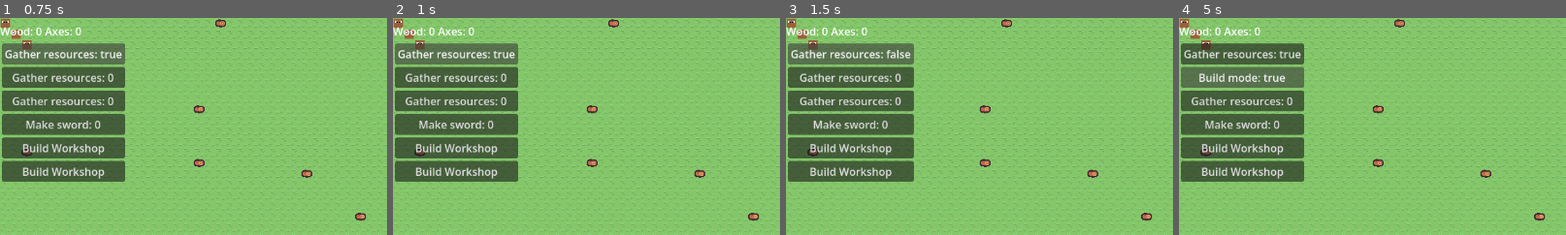
Above: before the commit, frames 1-4 (left to right).
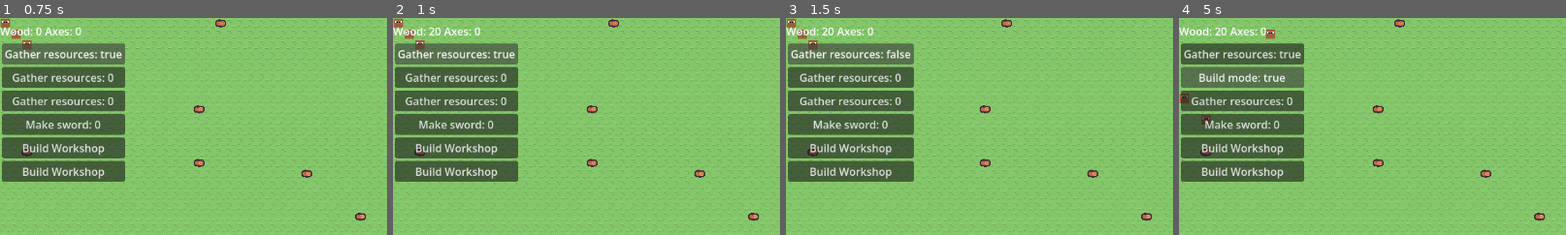
Above: after the commit, the same moments.

Repository: amandodaw/zd-prototype
Game: Godot game, scene res://scenes/world.tscn
The game is run twice, just before and just after one commit, with the same random seed, the same clock (stepped at 60 frames per second) and the same inputs.
Inputs:
- Up to frame 1 (0.75 s): click "Gather resources: 0" at 0.5 s
- Up to frame 2 (1 s): no input
- Up to frame 3 (1.5 s): click "Gather resources: true" at 1.25 s
- Up to frame 4 (5 s): click "Gather resources: false" at 2 s; click "Gather resources: 0" at 2.75 s; click "Build mode: true" at 3.5 s; click "Build mode: false" at 4.25 s
The pictures show only the part of the screen within x 0-50%, y 0-50%; the shares and areas given below are measured in that part.

Frame 1 is identical in both runs. In frame 2, 0.3% of the frame differs, in the area x 9-23%, y 4-9%; in frame 3, 0.3%; in frame 4, 0.9%, in the area x 0-25%, y 0-50%.

Commit message:
Añadido plan system para que no tenga que esperar a volver a ai_system para añadir las acciones. Añadida gather action. Hay inconsistencias con los target de construir, cuando se construyen paredes mientras ejecutan gather algo pasa y se pierden algunas build_order o similar

Diff:
--- a/scripts/components/actions/build_action.gd
+++ b/scripts/components/actions/build_action.gd
@@ -14,10 +14,13 @@
 		stop_building(entity)
 		return
 
+
 	#Si se ha cancelado la tarea de construccion, cancelar
 	if !city_comp.tasks[city_comp.Tasks.BUILD]:
 		cancel_build(entity, build_order)
 		return
+
+
 	#Si se encuentra en el lugar, construir
 	if entity.get_component(PositionComponent).grid_pos == entity.get_component(TargetComponent).adyacent_target_pos:
 		build_order.state = BuildOrderComponent.State.IN_PROGRESS
--- a/scripts/components/actions/gather_action.gd
+++ b/scripts/components/actions/gather_action.gd
@@ -2,4 +2,37 @@
 extends Action
 
 func execute(entity : Entity, delta : float):
-	pass
+	#if get_component(TargetComponent).target_pos != GridUtils.INVALID and !city_comp.entities.has(get_component(TargetComponent).target_pos):
+		#reset_job()
+		#return
+	var target_comp : TargetComponent = entity.get_component(TargetComponent)
+	var position_comp : PositionComponent = entity.get_component(PositionComponent)
+	var city_comp : CityComponent = entity.get_component(AIComponent).city_comp
+
+	if !city_comp.tasks[city_comp.Tasks.GATHER_RESOURCES]:
+		cancel_picking(entity)
+		return
+
+
+	if position_comp.grid_pos == target_comp.adyacent_target_pos:
+		entity.elements_map.erase_cell(target_comp.target_pos)
+		city_comp.entities.erase(target_comp.target_pos)
+		city_comp.astar.set_point_solid(target_comp.target_pos, false)
+		city_comp.wood_amount += 5
+		stop_picking(entity)
+		return
+
+func stop_picking(entity : Entity):
+	var target_comp : TargetComponent = entity.get_component(TargetComponent)
+	var ai_comp : AIComponent = entity.get_component(AIComponent)
+	ai_comp.current_job = CityComponent.Tasks.IDLE
+	target_comp.target_pos = GridUtils.INVALID
+	finished = true
+
+func cancel_picking(entity : Entity):
+	var target_comp : TargetComponent = entity.get_component(TargetComponent)
+	var city_comp : CityComponent = entity.get_component(AIComponent).city_comp
+	var plan_comp : PlanComponent = entity.get_component(PlanComponent)
+	plan_comp.plan.clear()
+	city_comp.reserved_tiles.erase(target_comp.target_pos)
+	stop_picking(entity)
--- a/scripts/components/city_component.gd
+++ b/scripts/components/city_component.gd
@@ -1,6 +1,6 @@
 class_name CityComponent
 
-var wood_amount : int = 0
+var wood_amount : int = 20
 var axe_amount : int = 0
 var buildings : Array
 
--- a/scripts/systems/ai_system.gd
+++ b/scripts/systems/ai_system.gd
@@ -13,16 +13,13 @@
 	var plan : PlanComponent = entity.get_component(PlanComponent)
 	if  ai_comp.check_job_count >= ai_comp.check_job_timer:
 		ai_comp.check_job_count = 0
+
 		if ai_comp.current_job != city_comp.Tasks.IDLE and city_comp.tasks[ai_comp.current_job]:
 			return
+
 		if city_comp.tasks[city_comp.Tasks.BUILD] and !city_comp.build_orders.is_empty():
-			#Si ya tiene build_order y no tiene plan, ejecutarla
 			if has_build_order(entity, city_comp.build_orders):
-				if plan.plan.is_empty() and plan.current_action==null:
-					plan.plan.append(MoveAction.new())
-					plan.plan.append(BuildAction.new())
 				return
-			#Si no tiene y hay disponibles, asignar trabajo para calcular en target_system.
 			if is_build_order_available(city_comp.build_orders):
 				ai_comp.current_job = city_comp.Tasks.BUILD
 				return
@@ -30,6 +27,7 @@
 		if city_comp.tasks[city_comp.Tasks.MAKE] and !city_comp.make_orders.is_empty():
 			ai_comp.current_job = city_comp.Tasks.MAKE
 			return
+
 		if city_comp.tasks[CityComponent.Tasks.GATHER_RESOURCES]:
 			ai_comp.current_job = city_comp.Tasks.GATHER_RESOURCES
 			return
--- /dev/null
+++ b/scripts/systems/planner_system.gd
@@ -0,0 +1,20 @@
+class_name PlannerSystem
+
+func update(delta : float, entities :  Array[Entity]):
+	for entity in entities:
+		var ai_comp : AIComponent = entity.get_component(AIComponent)
+		var city_comp : CityComponent = ai_comp.city_comp
+		var pos : PositionComponent = entity.get_component(PositionComponent)
+		var target_comp : TargetComponent = entity.get_component(TargetComponent)
+		var plan_comp : PlanComponent = entity.get_component(PlanComponent)
+		match ai_comp.current_job:
+			CityComponent.Tasks.BUILD:
+				if plan_comp.current_action == null:
+					plan_comp.plan.append(MoveAction.new())
+					plan_comp.plan.append(BuildAction.new())
+			CityComponent.Tasks.MAKE:
+				pass
+			CityComponent.Tasks.GATHER_RESOURCES:
+				if plan_comp.current_action == null:
+					plan_comp.plan.append(MoveAction.new())
+					plan_comp.plan.append(GatherAction.new())
--- a/scripts/systems/target_system.gd
+++ b/scripts/systems/target_system.gd
@@ -6,14 +6,29 @@
 		var target_comp : TargetComponent = entity.get_component(TargetComponent)
 		var plan_comp : PlanComponent = entity.get_component(PlanComponent)
 		match ai_comp.current_job:
-			CityComponent.Tasks.GATHER_RESOURCES:
-				pass
 			CityComponent.Tasks.BUILD:
 				if plan_comp.current_action == null:
 					if !take_build_action(entity):
 						ai_comp.current_job = CityComponent.Tasks.IDLE
 			CityComponent.Tasks.MAKE:
 				pass
+			CityComponent.Tasks.GATHER_RESOURCES:
+				#El siguiente if debería ser también current_action == null como build?
+				if target_comp.target_pos == GridUtils.INVALID:
+					if !find_wood(entity):
+						ai_comp.current_job = CityComponent.Tasks.IDLE
+
+func find_wood(entity : Entity):
+	var city_comp : CityComponent = entity.get_component(AIComponent).city_comp
+	var target_comp : TargetComponent = entity.get_component(TargetComponent)
+	target_comp.target_pos = find_nearest(entity, "wood")
+	if target_comp.target_pos == GridUtils.INVALID or target_comp.target_pos in city_comp.reserved_tiles:
+		print("could not find wood")
+		return false
+	print("wood encontrada! SI!: ", target_comp.target_pos)
+	reserve_target(entity)
+	return true
+
 
 func take_build_action(entity : Entity) -> bool:
 	var city_comp : CityComponent = entity.get_component(AIComponent).city_comp
@@ -40,7 +55,6 @@
 	return false
 
 
-
 func reserve_target(entity : Entity) -> void:
 	var city_comp = entity.get_component(AIComponent).city_comp
 	city_comp.reserved_tiles.set(entity.get_component(TargetComponent).target_pos, true)
@@ -49,3 +63,88 @@
 	var city_comp = entity.get_component(AIComponent).city_comp
 	if entity.get_component(TargetComponent).target_pos in city_comp.reserved_tiles:
 		city_comp.reserved_tiles.erase(entity.get_component(TargetComponent).target_pos)
+
+func find_nearest(entity : Entity, type:String) -> Vector2i:
+	var city_comp = entity.get_component(AIComponent).city_comp
+
+	var best := GridUtils.INVALID
+	var best_dist := 999999
+
+	for tile in city_comp.entities:
+
+		if city_comp.entities[tile] != type:
+			continue
+
+		if tile in city_comp.reserved_tiles:
+			continue
+
+		var dist = abs(tile.x - entity.get_component(PositionComponent).grid_pos.x) + abs(tile.y - entity.get_component(PositionComponent).grid_pos.y)
+
+		if dist < best_dist:
+			best_dist = dist
+			best = tile
+
+	return best
+
+func find_nearest_alive(entity: Entity, type:String) -> Vector2i:
+	var city_comp = entity.get_component(AIComponent).city_comp
+
+	var best := GridUtils.INVALID
+	var best_dist := 999999
+
+	for tile in city_comp.living_entities.keys():
+		if !is_instance_valid(city_comp.living_entities[tile]) or city_comp.living_entities[tile].entity_type != type:
+			continue
+		var dist = abs(tile.x - entity.get_component(PositionComponent).grid_pos.x) + abs(tile.y - entity.get_component(PositionComponent).grid_pos.y)
+
+		if dist < best_dist:
+			best_dist = dist
+			best = tile
+
+	return best
+
+func is_adjacent(a: Vector2i, b: Vector2i) -> bool:
+	var dx = abs(a.x - b.x)
+	var dy = abs(a.y - b.y)
+	return max(dx, dy) == 1
+
+func choose_adjacent(entity : Entity, target: Vector2i) -> Vector2i:
+	var best_pos = GridUtils.INVALID
+	var best_dist = INF
+
+	var directions = [
+		Vector2i(0, -1), # arriba
+		Vector2i(0, 1),  # abajo
+		Vector2i(-1, 0), # izquierda
+		Vector2i(1, 0)   # derecha
+	]
+
+	for dir in directions:
+		var candidate = target + dir
+
+		# comprobar si es válida
+		if not is_cell_walkable(entity, candidate):
+			continue
+
+		# distancia desde el humano
+		var dist = abs(candidate.x - entity.get_component(PositionComponent).grid_pos.x) + abs(candidate.y - entity.get_component(PositionComponent).grid_pos.y)
+
+		if dist < best_dist:
+			best_dist = dist
+			best_pos = candidate
+
+	return best_pos
+
+func is_cell_walkable(entity: Entity, cell: Vector2i) -> bool:
+	var city_comp = entity.get_component(AIComponent).city_comp
+	if city_comp.astar.is_point_solid(cell):
+		return false
+	if cell in city_comp.reserved_tiles:
+		return false
+	return true
+
+func check_target_in_range(entity: Entity, range : int) -> bool:
+	var city_comp = entity.get_component(AIComponent).city_comp
+	if abs(entity.get_component(TargetComponent).target_pos.x - entity.get_component(PositionComponent).grid_pos.x) + abs(entity.get_component(TargetComponent).target_pos.y - entity.get_component(PositionComponent).grid_pos.y) <= range:
+		return true
+	return false
--- a/scripts/world.gd
+++ b/scripts/world.gd
@@ -20,6 +20,7 @@
 
 var ai_system : AISystem
 var target_system : TargetSystem
+var planner_system : PlannerSystem
 var path_system : PathSystem
 var action_system : ActionSystem
 
@@ -49,6 +50,7 @@
 
 	ai_system = AISystem.new()
 	target_system = TargetSystem.new()
+	planner_system = PlannerSystem.new()
 	path_system = PathSystem.new()
 	action_system = ActionSystem.new()
 	path_system.astar = astar
@@ -57,6 +59,7 @@
 func _process(delta: float) -> void:
 	ai_system.update(delta, entities)
 	target_system.update(delta, entities)
+	planner_system.update(delta, entities)
 	path_system.update(delta, entities)
 	action_system.update(delta, entities)
 
Not shown, added: scripts/systems/planner_system.gd.uid
